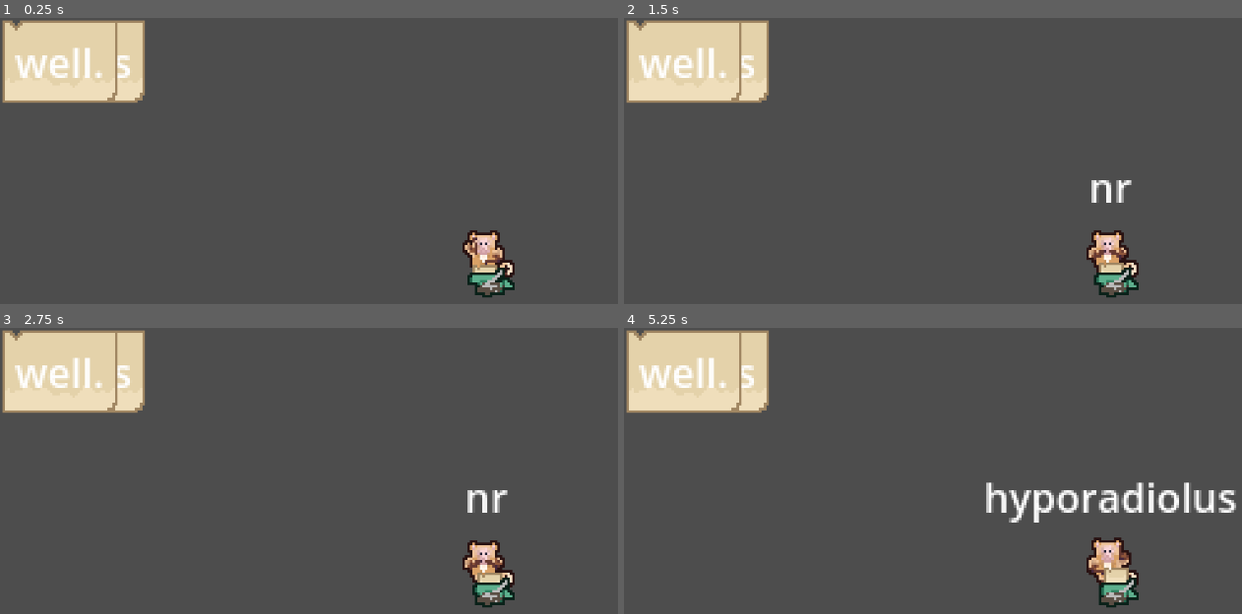
Above: before the commit, frames 1-4 (two rows, left to right).
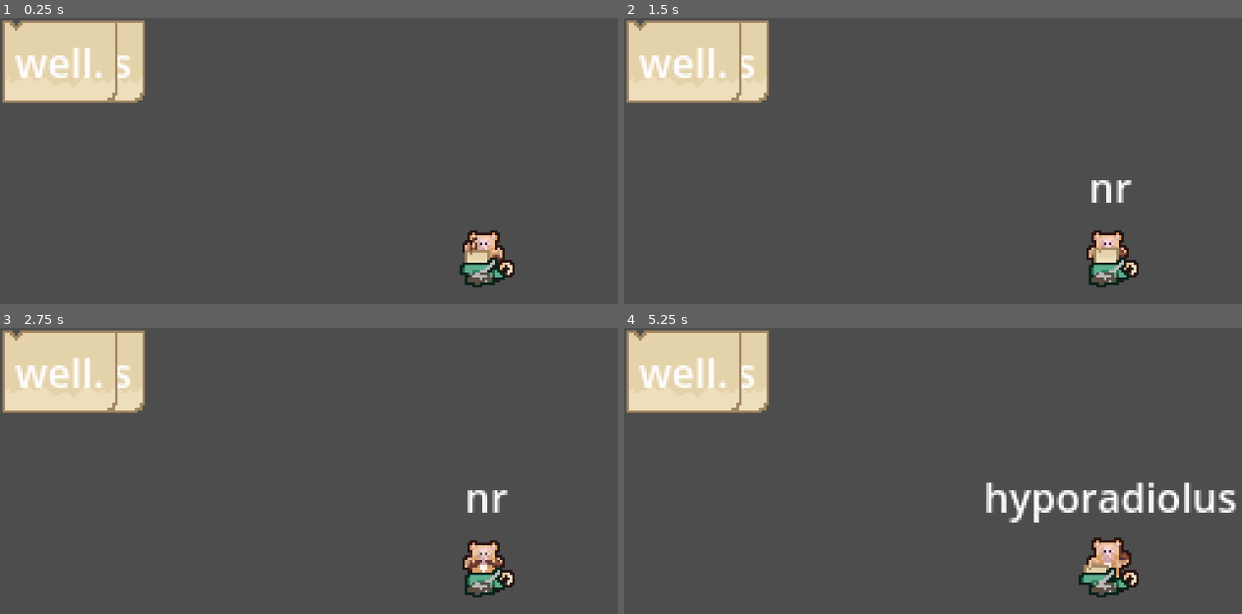
Above: after the commit, the same moments.

Repository: levienk/GMTK-Game-Jam-2024
Game: Godot game, scene res://game.tscn
Same seed, same stepped clock (60 frames per second), same inputs: the game is played once before the commit and once after it.
Inputs (mouse positions are in pixels of both pictures, inside the frame that each line leads up to):
- Up to frame 1 (0.25 s): no input
- Up to frame 2 (1.5 s): move the mouse to (1192, 221) at 0.52 s; click (1192, 221) at 0.67 s; drag from (858, 263) to (outside the picture) at 1.27 s
- Up to frame 3 (2.75 s): move the mouse to (469, 453) at 2.02 s; click (469, 453) at 2.17 s
- Up to frame 4 (5.25 s): tap Enter at 2.75 s; drag from (outside the picture) to (778, 485) at 2.77 s; move the mouse to (outside the picture) at 3.52 s; click (outside the picture) at 3.67 s; drag from (778, 485) to (902, 439) at 4.27 s; move the mouse to (1056, 553) at 5.02 s; click (1056, 553) at 5.17 s

The runs differ from the first frame. In frame 1, 0.8% of the frame differs, in the area x 74-84%, y 81-98%; in frame 2, 0.9%; in frame 3, 0.7%; in frame 4, 0.9%, in the area x 73-84%, y 82-98%.

Commit message:
fixing typewriter animation

Diff:
--- a/monkey.tscn
+++ b/monkey.tscn
@@ -709,19 +709,19 @@
 "duration": 1.0,
 "texture": SubResource("AtlasTexture_6k2cc")
 }, {
-"duration": 1.0,
+"duration": 2.0,
 "texture": SubResource("AtlasTexture_5y5cj")
 }, {
-"duration": 1.0,
+"duration": 0.3,
 "texture": SubResource("AtlasTexture_7xak7")
 }, {
-"duration": 1.0,
+"duration": 0.3,
 "texture": SubResource("AtlasTexture_2vfm7")
 }, {
-"duration": 1.0,
+"duration": 0.3,
 "texture": SubResource("AtlasTexture_bjf5g")
 }, {
-"duration": 1.0,
+"duration": 0.3,
 "texture": SubResource("AtlasTexture_6t5c8")
 }, {
 "duration": 1.0,
@@ -739,22 +739,22 @@
 "duration": 1.0,
 "texture": SubResource("AtlasTexture_4484t")
 }, {
-"duration": 1.0,
+"duration": 2.0,
 "texture": SubResource("AtlasTexture_6lqm8")
 }, {
-"duration": 1.0,
+"duration": 0.3,
 "texture": SubResource("AtlasTexture_gmp1v")
 }, {
-"duration": 1.0,
+"duration": 0.3,
 "texture": SubResource("AtlasTexture_dpnoo")
 }, {
-"duration": 1.0,
+"duration": 0.3,
 "texture": SubResource("AtlasTexture_hs5ro")
 }, {
-"duration": 1.0,
+"duration": 0.3,
 "texture": SubResource("AtlasTexture_yiupu")
 }, {
-"duration": 1.0,
+"duration": 0.3,
 "texture": SubResource("AtlasTexture_3lved")
 }, {
 "duration": 1.0,
@@ -769,89 +769,89 @@
 "duration": 1.0,
 "texture": SubResource("AtlasTexture_di70n")
 }, {
-"duration": 1.0,
+"duration": 4.0,
 "texture": SubResource("AtlasTexture_vxr36")
 }, {
 "duration": 1.0,
 "texture": SubResource("AtlasTexture_kidkg")
 }, {
-"duration": 1.0,
+"duration": 0.75,
 "texture": SubResource("AtlasTexture_goyif")
 }, {
-"duration": 1.0,
+"duration": 0.75,
 "texture": SubResource("AtlasTexture_rrl47")
 }, {
-"duration": 1.0,
+"duration": 0.5,
 "texture": SubResource("AtlasTexture_dbjuu")
 }, {
-"duration": 1.0,
+"duration": 0.5,
 "texture": SubResource("AtlasTexture_qhybx")
 }, {
-"duration": 1.0,
+"duration": 0.5,
 "texture": SubResource("AtlasTexture_2fswy")
 }, {
-"duration": 1.0,
+"duration": 0.25,
 "texture": SubResource("AtlasTexture_2dnke")
 }, {
-"duration": 1.0,
+"duration": 0.25,
 "texture": SubResource("AtlasTexture_ytdgf")
 }, {
-"duration": 1.0,
+"duration": 0.25,
 "texture": SubResource("AtlasTexture_0fexl")
 }, {
-"duration": 1.0,
+"duration": 0.25,
 "texture": SubResource("AtlasTexture_l5h8f")
 }, {
-"duration": 1.0,
+"duration": 0.5,
 "texture": SubResource("AtlasTexture_m3lkw")
 }, {
-"duration": 1.0,
+"duration": 0.5,
 "texture": SubResource("AtlasTexture_gtrp7")
 }, {
-"duration": 1.0,
+"duration": 0.75,
 "texture": SubResource("AtlasTexture_smnb2")
 }, {
-"duration": 1.0,
+"duration": 0.75,
 "texture": SubResource("AtlasTexture_cni8y")
 }, {
 "duration": 1.0,
 "texture": SubResource("AtlasTexture_6jkxr")
 }, {
-"duration": 1.0,
+"duration": 4.0,
 "texture": SubResource("AtlasTexture_5yov8")
 }, {
-"duration": 1.0,
+"duration": 0.4,
 "texture": SubResource("AtlasTexture_3gsuc")
 }, {
-"duration": 1.0,
+"duration": 0.4,
 "texture": SubResource("AtlasTexture_fhs51")
 }, {
-"duration": 1.0,
+"duration": 0.4,
 "texture": SubResource("AtlasTexture_60dof")
 }, {
-"duration": 1.0,
+"duration": 0.4,
 "texture": SubResource("AtlasTexture_a6c4i")
 }, {
-"duration": 1.0,
+"duration": 4.0,
 "texture": SubResource("AtlasTexture_sp23n")
 }, {
-"duration": 1.0,
+"duration": 0.3,
 "texture": SubResource("AtlasTexture_td36t")
 }, {
-"duration": 1.0,
+"duration": 0.3,
 "texture": SubResource("AtlasTexture_380cv")
 }, {
-"duration": 1.0,
+"duration": 0.3,
 "texture": SubResource("AtlasTexture_t4lob")
 }, {
-"duration": 1.0,
+"duration": 0.3,
 "texture": SubResource("AtlasTexture_ig63t")
 }, {
-"duration": 1.0,
+"duration": 0.3,
 "texture": SubResource("AtlasTexture_i5620")
 }],
 "loop": true,
-"name": &"default",
+"name": &"typewriter_moving",
 "speed": 5.0
 }]
 
@@ -877,10 +877,12 @@
 autoplay = "monkey1_typing_1_2"
 
 [node name="AnimatedTypewriter" type="AnimatedSprite2D" parent="AnimatedMonkey"]
-position = Vector2(0, 7)
+position = Vector2(-4, 3)
 sprite_frames = SubResource("SpriteFrames_j5pbs")
-autoplay = "default"
-frame_progress = 0.109411
+animation = &"typewriter_moving"
+autoplay = "typewriter_moving"
+frame = 21
+frame_progress = 0.765886
 
 [node name="Timer" type="Timer" parent="."]
 wait_time = 0.5
Not shown: 1 places in game.tscn that only renumber resources
